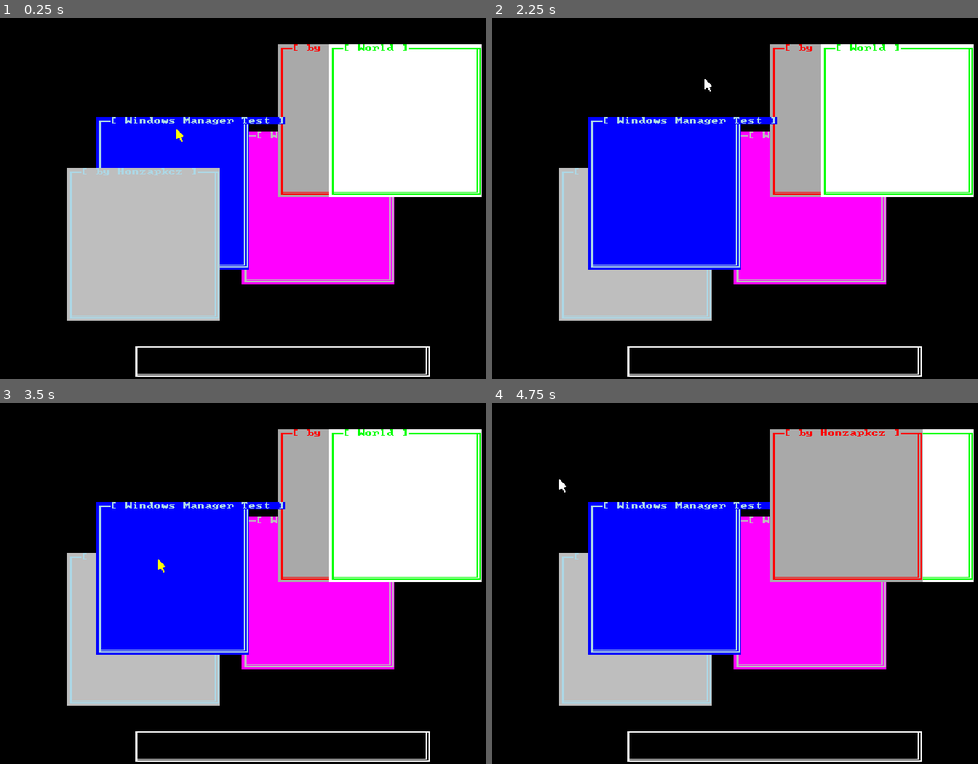
Above: before the commit, frames 1-4 (two rows, left to right).
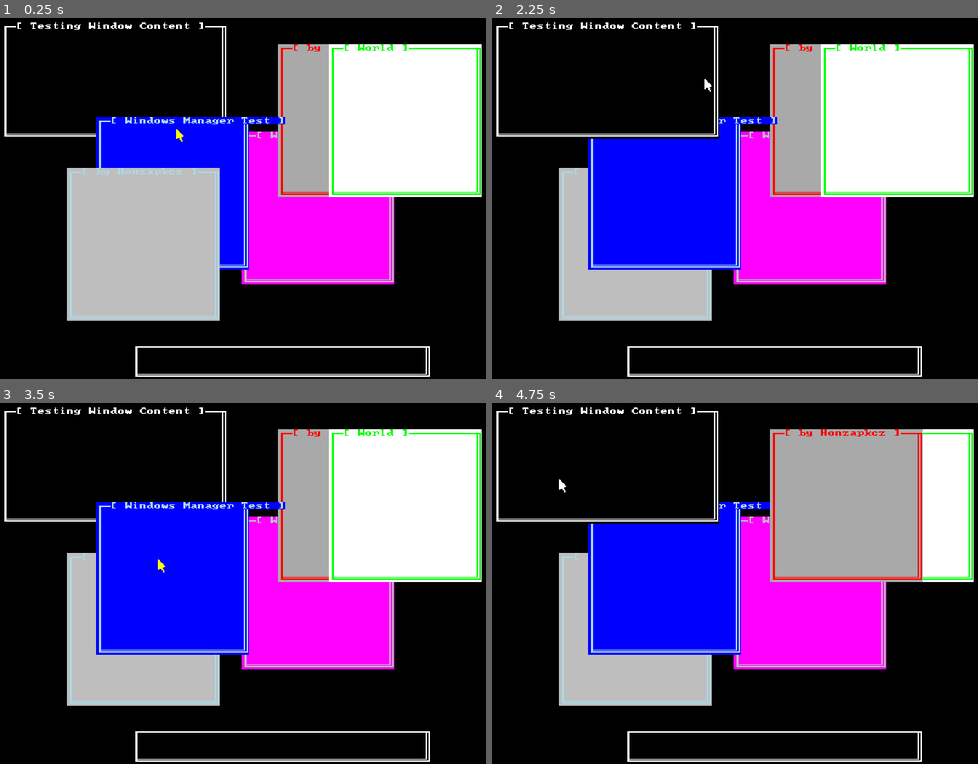
Above: after the commit, the same moments.

Repository: Honzapkcz/godot-de
Game: Godot game, scene res://wm.tscn
The game is run twice, just before and just after one commit, with the same random seed, the same clock (stepped at 60 frames per second) and the same inputs.
Inputs (mouse positions are in pixels of both pictures, inside the frame that each line leads up to):
- Up to frame 1 (0.25 s): no input
- Up to frame 2 (2.25 s): tap Enter at 0.5, 2 s; move the mouse to (905, 180) at 0.52 s; click (905, 180) at 0.67 s; tap Space at 1.25 s; move the mouse to (662, 216) at 1.27 s; click (662, 216) at 1.42 s; move the mouse to (837, 115) at 2.02 s; click (837, 115) at 2.17 s
- Up to frame 3 (3.5 s): tap Space at 2.75 s; move the mouse to (257, 655) at 2.77 s; click (257, 655) at 2.92 s
- Up to frame 4 (4.75 s): tap Enter at 3.5 s; move the mouse to (953, 637) at 3.52 s; click (953, 637) at 3.67 s; tap Space at 4.25 s; move the mouse to (603, 525) at 4.27 s; click (603, 525) at 4.42 s

The runs differ from the first frame. In frame 1, 0.6% of the frame differs, in the area x 0-47%, y 1-33%; in frame 2, 2.3%, in the area x 0-47%, y 1-34%; in frame 3, 0.6%; in frame 4, 2.3%.

Commit message:
Enlarged test cases for window & panel content.

Diff:
--- a/TextSystem.gd
+++ b/TextSystem.gd
@@ -50,6 +50,10 @@
 }
 
 var term: TextWM
+# DEBUG #
+var panel_buffer: = TextBuffer.new()
+var window_buffer: = TextBuffer.new()
+# DEBUG #
 
 func _ready():
 	DisplayServer.mouse_set_mode(DisplayServer.MOUSE_MODE_HIDDEN)
@@ -78,7 +82,7 @@
 		Color.YELLOW,
 		Color.WHITE,
 	]))
-	# DEBUG #
+	# * DEBUG * #
 	for i in range(5):
 		var win: = TextWindow.new()
 		win.rect = Rect2i(randi_range(0, 50), randi_range(0, 25), 20, 20)
@@ -87,16 +91,27 @@
 		win.fg_color = randi_range(0, 15)
 		win.terminal = term
 		term.windows.append(win)
-	var win: = TextPanel.new()
-	win.rect = Rect2(19, 45, 40, 4)
+	var win: = TextWindow.new()
+	win.rect = Rect2i(1, 1, 30, 15)
+	win.title = "Testing Window Content"
 	win.terminal = term
+	win.content = window_buffer
 	term.windows.append(win)
-	# DEBUG #
+	var pan: = TextPanel.new()
+	pan.rect = Rect2i(19, 45, 40, 4)
+	pan.terminal = term
+	pan.content = panel_buffer
+	term.windows.append(pan)
+	# / DEBUG / #
 
 func _draw():
+	# * DEBUG * #
+	window_buffer.addchstr(window_buffer.str2brr("Hello Window"), randi_range(0, 15))
+	panel_buffer.addchstr(panel_buffer.str2brr("Hello Window"), randi_range(0, 15))
+	# / DEBUG / #
 	term._draw()
 
-func _process(delta):
+func _process(delta: float):
 	$Cursor.position = (DisplayServer.mouse_get_position() - DisplayServer.window_get_position()) / 2
 	term._process(delta)
 	queue_redraw()
